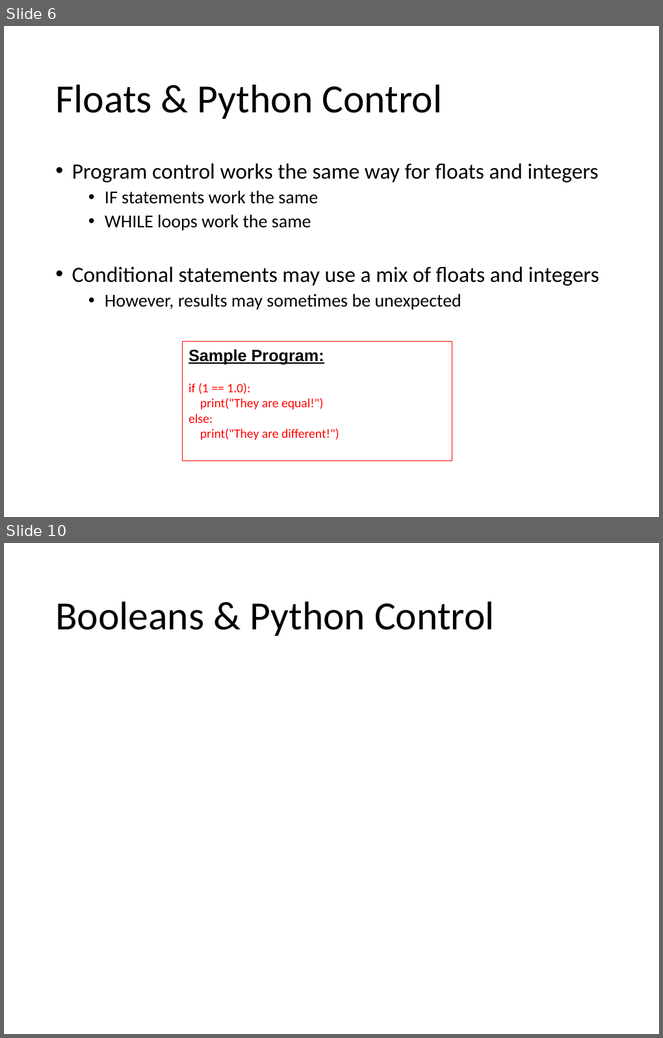
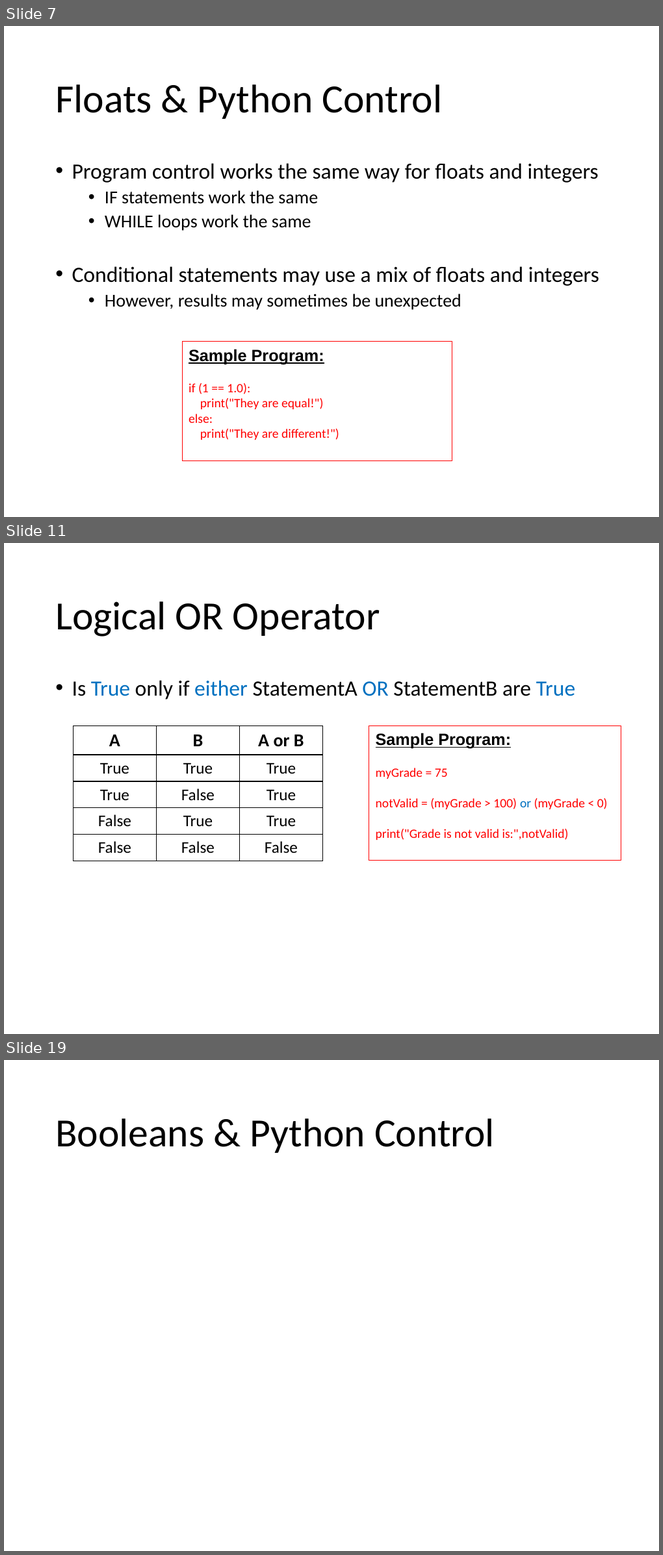
Before and after one commit to Greg5519/ICS3C0, a slide deck: Topic B Programming Skills/B.4 Lesson - Python More Variables.pptx. Shown one above the other, each under a label of ours: slides 6 and 10 before the commit, slides 7, 11 and 19 after it; the slides between them are not shown. The pictures are 663x1038 and 663x1555 pixels, drawn with LibreOffice and Linux fonts; fonts in the diff are those of the drawing. Boxes give left, top, right and bottom in pixels: in the first picture for what was removed or moved away, otherwise in the second. Text is boxed around its words. In the diff, an @@ line names an element or a change of style, - is before the commit and + after.

```diff
--- a/Topic B Programming Skills/B.4 Lesson - Python More Variables.pptx
+++ b/Topic B Programming Skills/B.4 Lesson - Python More Variables.pptx
@@ slide 11 added at (4, 543, 659, 1034), background #FFFFFF @@
@@ title added at (55, 601, 380, 637), 44 pt, text #000000 @@
+Logical OR Operator
@@ text added at (72, 680, 575, 700), 24 pt, text #000000 @@
+• Is True only if either StatementA OR StatementB are True
@@ table added at (74, 726, 323, 861), 5 rows, 3 columns @@
+A | B | A or B
+True | True | True
+True | False | True
+False | True | True
+False | False | False
@@ rectangle added at (369, 726, 621, 860), outline #FF0000 0.75 pt, 14 pt, text #FF0000 @@
+Sample Program:
+myGrade = 75
+notValid = (myGrade > 100) or (myGrade < 0)
+print("Grade is not valid is:",notValid)
@@ what was slide 6 is now slide 7 @@
@@ what was slide 10 is now slide 19 @@
```
Also in this commit, not shown: 2 slides changed, 8 other slides added, 1 slide removed, 3 other files.
